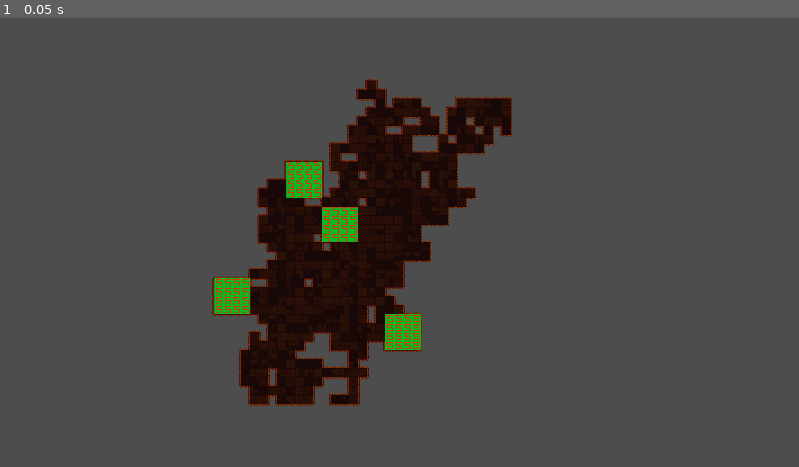
Above: before the commit, frame 1.
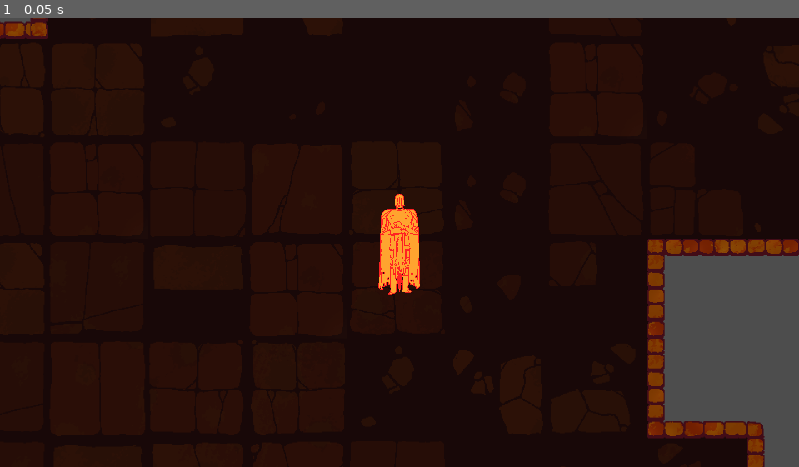
Above: after the commit, the same moment.

Repository: sym-z/cast-in-flame
Game: Godot game, scene res://levels/level_generator/level_generator.tscn
Two runs of this game, one before a commit and one after it. Both use one fixed random seed, a clock stepped at 60 frames per second and the inputs below. The project has no main scene, so this scene is started directly.
Inputs:
- Up to frame 1 (0.05 s): no input

The runs differ from the first frame. In frame 1, 84% of the frame differs, in the area x 0-100%, y 0-100%.

Commit message:
added wall collision and player movement
- added default state machine

Diff:
--- /dev/null
+++ b/src/cast-in-flame/entities/player/player.gd
@@ -0,0 +1,31 @@
+class_name Player
+extends CharacterBody2D
+
+@export var base_max_speed: float = 1000
+@export var base_acceleration: float = 100
+@export var base_drag: float = 0.9
+
+var can_move: bool = true
+
+func _physics_process(delta: float) -> void:
+	decide_direction()
+	apply_state_modifiers()
+	move_and_slide()
+
+func decide_direction():
+	var input_direction = Vector2.ZERO
+
+	if Input.is_action_pressed("up"):
+		input_direction +=  Vector2(0,-1)
+	if Input.is_action_pressed("down"):
+		input_direction +=  Vector2(0,1)
+	if Input.is_action_pressed("left"):
+		input_direction +=  Vector2(-1,0)
+	if Input.is_action_pressed("right"):
+		input_direction +=  Vector2(1,0)
+
+	self.velocity = input_direction.normalized() * base_acceleration
+
+func apply_state_modifiers():
+	#apply any movement modifiers from state to player
+	pass
--- a/src/cast-in-flame/player/player.tscn
+++ b/src/cast-in-flame/entities/player/player.tscn
@@ -1,7 +1,11 @@
-[gd_scene load_steps=9 format=3 uid="uid://djxocujv101rv"]
+[gd_scene load_steps=13 format=3 uid="uid://djxocujv101rv"]
 
-[ext_resource type="Script" uid="uid://bg0vq17nch41k" path="res://player/player.gd" id="1_oul6g"]
+[ext_resource type="Script" uid="uid://bg0vq17nch41k" path="res://entities/player/player.gd" id="1_oul6g"]
 [ext_resource type="Texture2D" uid="uid://sfc3dmxkenyb" path="res://assets/entities/player/player_idle_south.png" id="2_rkbax"]
+[ext_resource type="Script" uid="uid://gaci8hflnulx" path="res://entities/state_machine/state_machine.gd" id="3_qjkh3"]
+[ext_resource type="Script" uid="uid://d3rmvmgadojn0" path="res://entities/state_machine/default_states/nil.gd" id="4_g6k8r"]
+[ext_resource type="Script" uid="uid://t2choc08dcux" path="res://entities/player/states/walk_player.gd" id="5_boad6"]
+[ext_resource type="PackedScene" uid="uid://eob5cqds8ies" path="res://debug_tools/debug_camera/debug_camera.tscn" id="6_g6k8r"]
 
 [sub_resource type="AtlasTexture" id="AtlasTexture_g1dw6"]
 atlas = ExtResource("2_rkbax")
@@ -45,15 +49,36 @@
 }]
 
 [sub_resource type="CapsuleShape2D" id="CapsuleShape2D_oul6g"]
-radius = 60.0
-height = 230.0
+radius = 45.0
+height = 120.0
 
 [node name="Player" type="CharacterBody2D"]
+z_index = 100
 script = ExtResource("1_oul6g")
+base_max_speed = 5000.0
+base_acceleration = 1000.0
+base_drag = 0.4
 
 [node name="AnimatedSprite2D" type="AnimatedSprite2D" parent="."]
 sprite_frames = SubResource("SpriteFrames_boad6")
 animation = &"idle_south"
 
 [node name="CollisionShape2D" type="CollisionShape2D" parent="."]
+position = Vector2(0, 60)
 shape = SubResource("CapsuleShape2D_oul6g")
+
+[node name="StateMachine" type="Node" parent="." node_paths=PackedStringArray("character")]
+script = ExtResource("3_qjkh3")
+default_state = "walk_player"
+character = NodePath("..")
+metadata/_custom_type_script = "uid://gaci8hflnulx"
+
+[node name="nil" type="Node" parent="StateMachine"]
+script = ExtResource("4_g6k8r")
+metadata/_custom_type_script = "uid://c8721g4uy17ti"
+
+[node name="walk_player" type="Node" parent="StateMachine"]
+script = ExtResource("5_boad6")
+metadata/_custom_type_script = "uid://c8721g4uy17ti"
+
+[node name="Debug Camera" parent="." instance=ExtResource("6_g6k8r")]
--- /dev/null
+++ b/src/cast-in-flame/entities/player/states/walk_player.gd
@@ -0,0 +1,14 @@
+extends State
+
+@onready var player: Player = get_parent().character
+
+var is_active = false
+
+func enter():
+	player.can_move = true
+
+func exit():
+	player.velocity = Vector2i(0,0)
+
+func update(_delta: float):
+	pass
--- /dev/null
+++ b/src/cast-in-flame/entities/state_machine/default_states/nil.gd
@@ -0,0 +1,12 @@
+extends State
+
+var is_active = false
+
+func enter():
+	pass
+
+func exit():
+	pass
+
+func update(_delta: float):
+	pass
--- /dev/null
+++ b/src/cast-in-flame/entities/state_machine/default_states/state.gd
@@ -0,0 +1,39 @@
+class_name State
+extends Node
+
+# SAMPLE STATE:
+# copy and paste this code into a script on a new node as a child of this node
+# name the node what you want the state to be changed
+
+'''
+#extends State
+
+# Exports
+@export var player:CharacterBody2D
+@export var lock_direction = false
+@export var movement_details =  {}
+@export var animation_name = "idle"
+
+# Other variables
+@onready var sm = get_parent()
+var callbacks = {}
+var direction_dependent = true
+var is_active = false
+
+# Main Functions
+func update(delta):
+	if player.velocity.length() > 5:
+		sm.change_state("Walk")
+		return
+	elif Input.is_action_just_pressed("attack"):
+		sm.change_state("Attack")
+	elif Input.is_action_just_pressed("debug_hurt_player"):
+		sm.change_state("Hurt")
+	elif Input.is_action_just_pressed("dash"):
+		sm.change_state("Dash")
+	pass
+func enter():
+	pass
+func exit():
+	pass
+'''
--- /dev/null
+++ b/src/cast-in-flame/entities/state_machine/state_machine.gd
@@ -0,0 +1,43 @@
+class_name StateMachine
+extends Node
+
+#change to be a state node
+@export var default_state: String = "nil"
+@export var character: CharacterBody2D
+
+var state_names: Array[String] = []
+var state_nodes = {}
+var current_state: String
+
+signal state_changed(new_state_node: State)
+
+func _ready() -> void:
+	for state in get_children():
+		state_names.append(state.name)
+		state_nodes[state.name] = state
+	change_state(default_state)
+
+func _physics_process(delta: float) -> void:
+	update_state(delta)
+
+func change_state(new_state: String):
+	if new_state != current_state && new_state in state_names:
+		if current_state in state_names:
+			exit_state(current_state)
+		state_changed.emit(state_nodes[new_state])
+		current_state = new_state
+		enter_state(new_state)
+
+func enter_state(state: String):
+	state_nodes[state].enter()
+	state_nodes[state].is_active = true
+
+func exit_state(state: String):
+	state_nodes[state].exit()
+	state_nodes[state].is_active = false
+
+func get_current_state_node() -> State:
+	return state_nodes[current_state]
+
+func update_state(delta: float):
+	state_nodes[current_state].update(delta)
--- a/src/cast-in-flame/levels/level_generator/level_generator.tscn
+++ b/src/cast-in-flame/levels/level_generator/level_generator.tscn
@@ -1,8 +1,8 @@
 [gd_scene load_steps=5 format=3 uid="uid://ddjyw4ppjeiiv"]
 
 [ext_resource type="Script" uid="uid://blf43tknsgvhe" path="res://levels/level_generator/level_generator.gd" id="1_mpksv"]
+[ext_resource type="PackedScene" uid="uid://djxocujv101rv" path="res://entities/player/player.tscn" id="2_ilv64"]
 [ext_resource type="TileSet" uid="uid://b3v7yvqhhl7g5" path="res://levels/level_generator/floors.tres" id="2_mt14d"]
-[ext_resource type="PackedScene" uid="uid://eob5cqds8ies" path="res://debug_tools/debug_camera/debug_camera.tscn" id="3_1vts4"]
 [ext_resource type="TileSet" uid="uid://ocgd1s8cx3p4" path="res://levels/level_generator/walls.tres" id="4_breqj"]
 
 [node name="Level Generator" type="Node2D" node_paths=PackedStringArray("floor_tiles")]
@@ -37,6 +37,5 @@
 [node name="SE" type="TileMapLayer" parent="."]
 tile_set = ExtResource("4_breqj")
 
-[node name="Debug Camera" parent="." instance=ExtResource("3_1vts4")]
-position = Vector2(6628.44, 6000)
-zoom = Vector2(0.09, 0.09)
+[node name="Player" parent="." instance=ExtResource("2_ilv64")]
+position = Vector2(6605, 5529)
--- a/src/cast-in-flame/levels/level_generator/walls.tres
+++ b/src/cast-in-flame/levels/level_generator/walls.tres
@@ -1,5 +1,6 @@
-[gd_resource type="TileSet" load_steps=3 format=3 uid="uid://ocgd1s8cx3p4"]
+[gd_resource type="TileSet" load_steps=4 format=3 uid="uid://ocgd1s8cx3p4"]
 
+[ext_resource type="PhysicsMaterial" uid="uid://bgbxfo8w776o7" path="res://levels/level_generator/walls_phys.tres" id="1_2ktfh"]
 [ext_resource type="Texture2D" uid="uid://boymbqvbwohr8" path="res://assets/environment/wall_lust.png" id="1_n8e6k"]
 
 [sub_resource type="TileSetAtlasSource" id="TileSetAtlasSource_2ktfh"]
@@ -27,4 +28,5 @@
 [resource]
 tile_size = Vector2i(240, 240)
 physics_layer_0/collision_layer = 1
+physics_layer_0/physics_material = ExtResource("1_2ktfh")
 sources/0 = SubResource("TileSetAtlasSource_2ktfh")
--- /dev/null
+++ b/src/cast-in-flame/levels/level_generator/walls_phys.tres
@@ -0,0 +1,4 @@
+[gd_resource type="PhysicsMaterial" format=3 uid="uid://bgbxfo8w776o7"]
+
+[resource]
+friction = 0.25
--- a/src/cast-in-flame/player/player.gd
+++ /dev/null
@@ -1 +0,0 @@
-extends Node2D
--- a/src/cast-in-flame/project.godot
+++ b/src/cast-in-flame/project.godot
@@ -24,22 +24,22 @@
 
 debug_camera_up={
 "deadzone": 0.2,
-"events": [Object(InputEventKey,"resource_local_to_scene":fa …(140 unchanged characters)… d":false,"keycode":0,"physical_keycode":87,"key_label":0,"unicode":119,"location":0,"echo":false,"script":null)
+"events": [Object(InputEventKey,"resource_local_to_scene":fa …(140 unchanged characters)… d":false,"keycode":0,"physical_keycode":4194320,"key_label":0,"unicode":0,"location":0,"echo":false,"script":null)
 ]
 }
 debug_camera_down={
 "deadzone": 0.2,
-"events": [Object(InputEventKey,"resource_local_to_scene":fa …(140 unchanged characters)… d":false,"keycode":0,"physical_keycode":83,"key_label":0,"unicode":115,"location":0,"echo":false,"script":null)
+"events": [Object(InputEventKey,"resource_local_to_scene":fa …(140 unchanged characters)… d":false,"keycode":0,"physical_keycode":4194322,"key_label":0,"unicode":0,"location":0,"echo":false,"script":null)
 ]
 }
 debug_camera_left={
 "deadzone": 0.2,
-"events": [Object(InputEventKey,"resource_local_to_scene":fa …(140 unchanged characters)… d":false,"keycode":0,"physical_keycode":65,"key_label":0,"unicode":97,"location":0,"echo":false,"script":null)
+"events": [Object(InputEventKey,"resource_local_to_scene":fa …(140 unchanged characters)… d":false,"keycode":0,"physical_keycode":4194319,"key_label":0,"unicode":0,"location":0,"echo":false,"script":null)
 ]
 }
 debug_camera_right={
 "deadzone": 0.2,
-"events": [Object(InputEventKey,"resource_local_to_scene":fa …(140 unchanged characters)… d":false,"keycode":0,"physical_keycode":68,"key_label":0,"unicode":100,"location":0,"echo":false,"script":null)
+"events": [Object(InputEventKey,"resource_local_to_scene":fa …(140 unchanged characters)… d":false,"keycode":0,"physical_keycode":4194321,"key_label":0,"unicode":0,"location":0,"echo":false,"script":null)
 ]
 }
 debug_camera_zoom_in={
@@ -52,6 +52,26 @@
 "events": [Object(InputEventKey,"resource_local_to_scene":false,"resource_name":"","device":-1,"window_id":0,"alt_press …(191 unchanged characters)…
 ]
 }
+up={
+"deadzone": 0.2,
+"events": [Object(InputEventKey,"resource_local_to_scene":false,"resource_name":"","device":-1,"window_id":0,"alt_pressed":false,"shift_pressed":false,"ctrl_pressed":false,"meta_pressed":false,"pressed":false,"keycode":0,"physical_keycode":87,"key_label":0,"unicode":119,"location":0,"echo":false,"script":null)
+]
+}
+left={
+"deadzone": 0.2,
+"events": [Object(InputEventKey,"resource_local_to_scene":false,"resource_name":"","device":-1,"window_id":0,"alt_pressed":false,"shift_pressed":false,"ctrl_pressed":false,"meta_pressed":false,"pressed":false,"keycode":0,"physical_keycode":65,"key_label":0,"unicode":97,"location":0,"echo":false,"script":null)
+]
+}
+down={
+"deadzone": 0.2,
+"events": [Object(InputEventKey,"resource_local_to_scene":false,"resource_name":"","device":-1,"window_id":0,"alt_pressed":false,"shift_pressed":false,"ctrl_pressed":false,"meta_pressed":false,"pressed":false,"keycode":0,"physical_keycode":83,"key_label":0,"unicode":115,"location":0,"echo":false,"script":null)
+]
+}
+right={
+"deadzone": 0.2,
+"events": [Object(InputEventKey,"resource_local_to_scene":false,"resource_name":"","device":-1,"window_id":0,"alt_pressed":false,"shift_pressed":false,"ctrl_pressed":false,"meta_pressed":false,"pressed":false,"keycode":0,"physical_keycode":68,"key_label":0,"unicode":100,"location":0,"echo":false,"script":null)
+]
+}
 
 [layer_names]
 
Renamed: src/cast-in-flame/player/player.gd.uid -> src/cast-in-flame/entities/player/player.gd.uid
Not shown, added: src/cast-in-flame/entities/player/states/walk_player.gd.uid
Not shown, added: src/cast-in-flame/entities/state_machine/default_states/nil.gd.uid
Not shown, added: src/cast-in-flame/entities/state_machine/default_states/state.gd.uid
Not shown, added: src/cast-in-flame/entities/state_machine/state_machine.gd.uid
